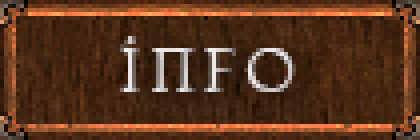
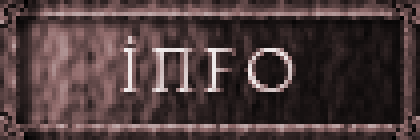
Comparing the layer stacks of the two 420x140 images. Changes:
pixels changed over [0, 0, 420, 140] (layer not identified)
